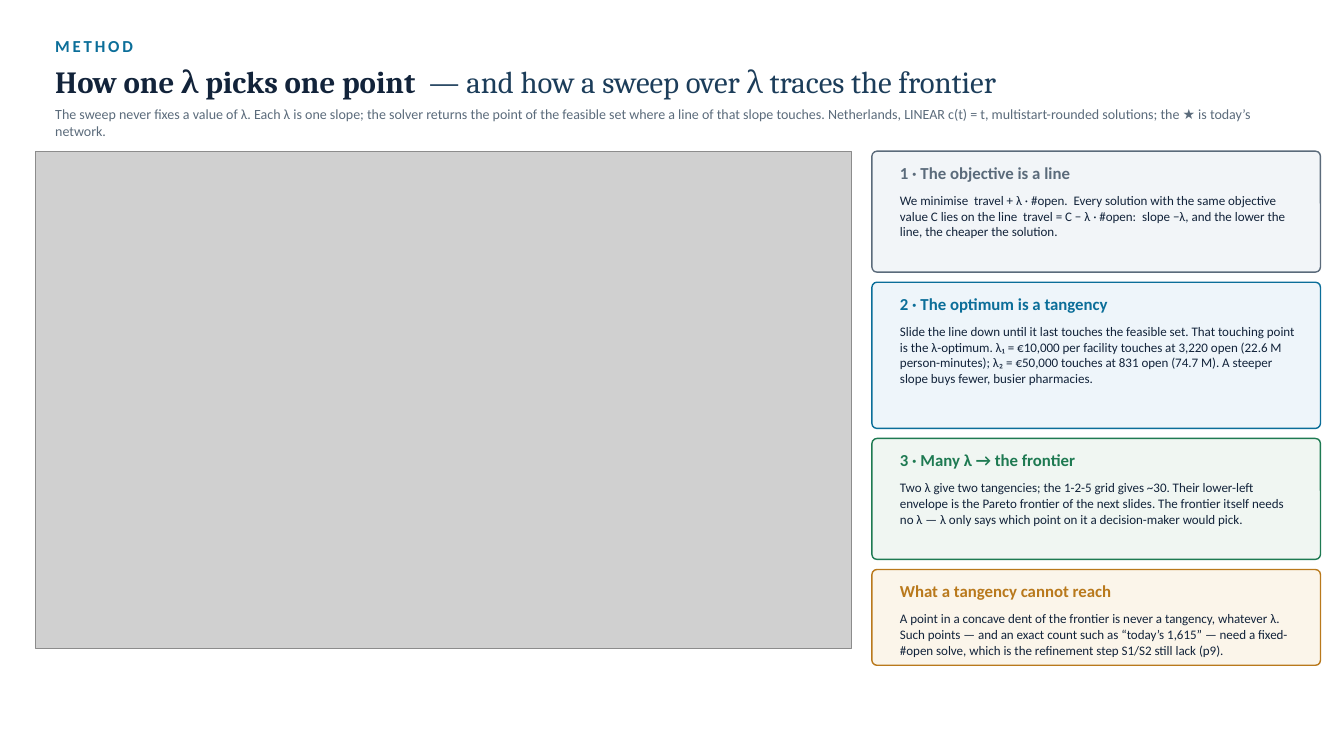
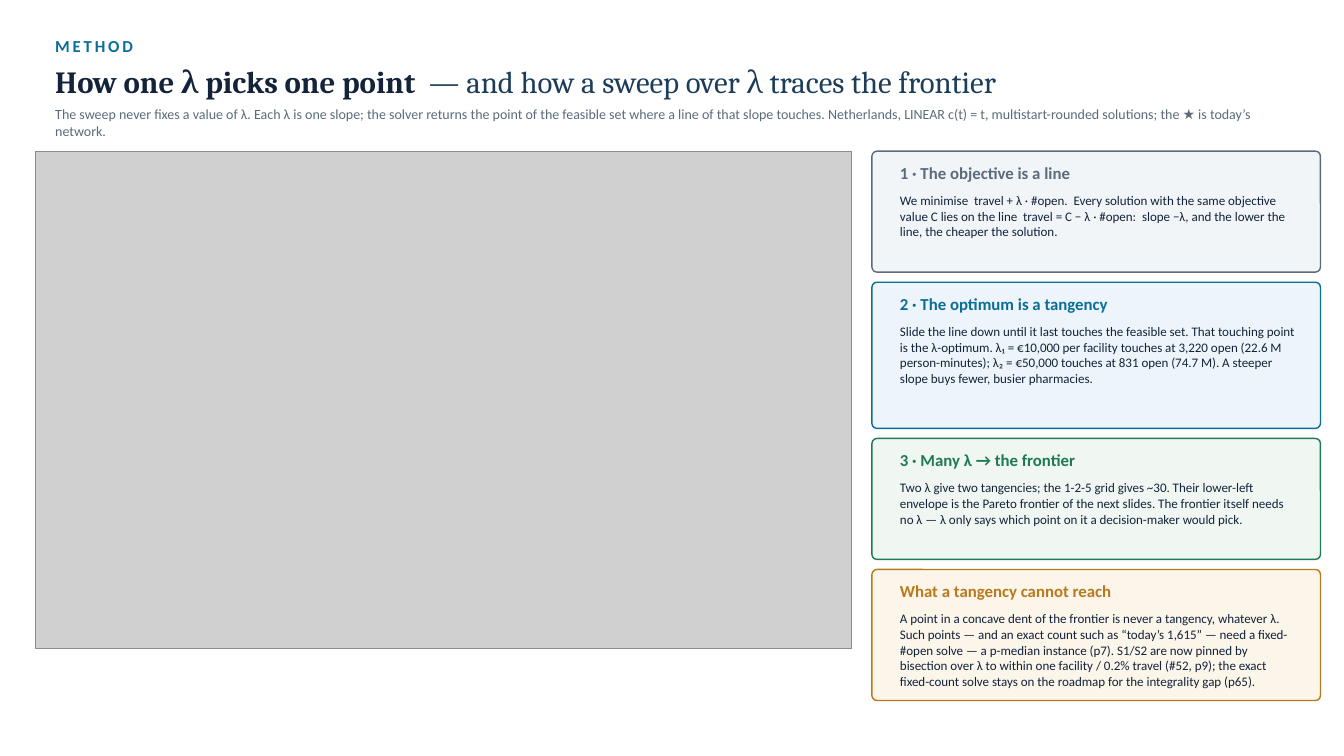
Before and after one commit to ObjectVision/NetworkModel_EU, a slide deck: slide 10 of doc/lambda_sweep5.pptx. Drawn at 1344x756 pixels with LibreOffice and Linux fonts; fonts in the diff are those of the drawing; grey boxes stand for pictures. Boxes give left, top, right and bottom in pixels: in the first picture for what was removed or moved away, otherwise in the second. Text is boxed around its words. In the diff, an @@ line names an element or a change of style, - is before the commit and + after.

```diff
--- a/doc/lambda_sweep5.pptx
+++ b/doc/lambda_sweep5.pptx
@@ rounded rectangle: place and size @@
-rounded rectangle at (872, 570, 1321, 665)
+rounded rectangle at (872, 570, 1321, 701)
@@ rounded rectangle at (872, 570, 1321, 701): proportions changed @@
@@ text at (900, 614, 1287, 689): text changed @@
-A point in a concave dent of the frontier is never a tangency, whatever λ. Such points — and an exact count such as “today’s 1,615” — need a fixed-#open solve, which is the refinement step S1/S2 still lack (p9).
+A point in a concave dent of the frontier is never a tangency, whatever λ. Such points — and an exact count such as “today’s 1,615” — need a fixed-#open solve — a p-median instance (p7). S1/S2 are now pinned by bisection over λ to within one facility / 0.2% travel (#52, p9); the exact fixed-count solve stays on the roadmap for the integrality gap (p65).
```
Also in this commit, not shown: 12 other slides changed, 2 slides added, 1 slide removed, 5 other files.
